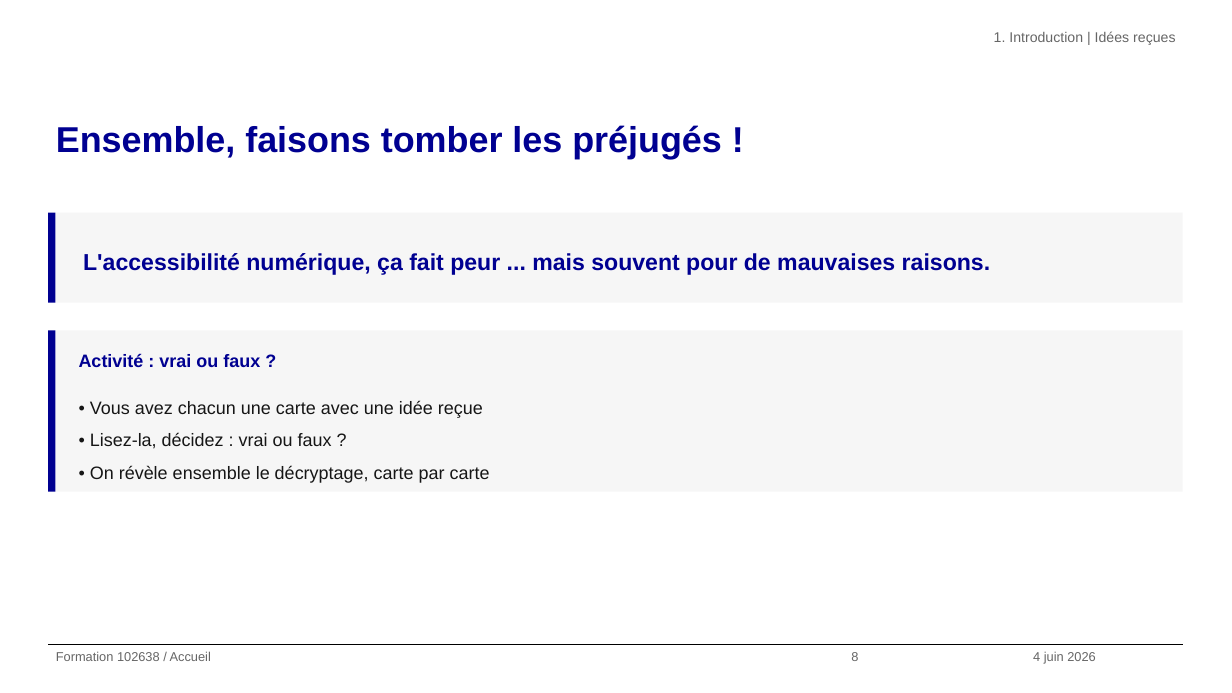
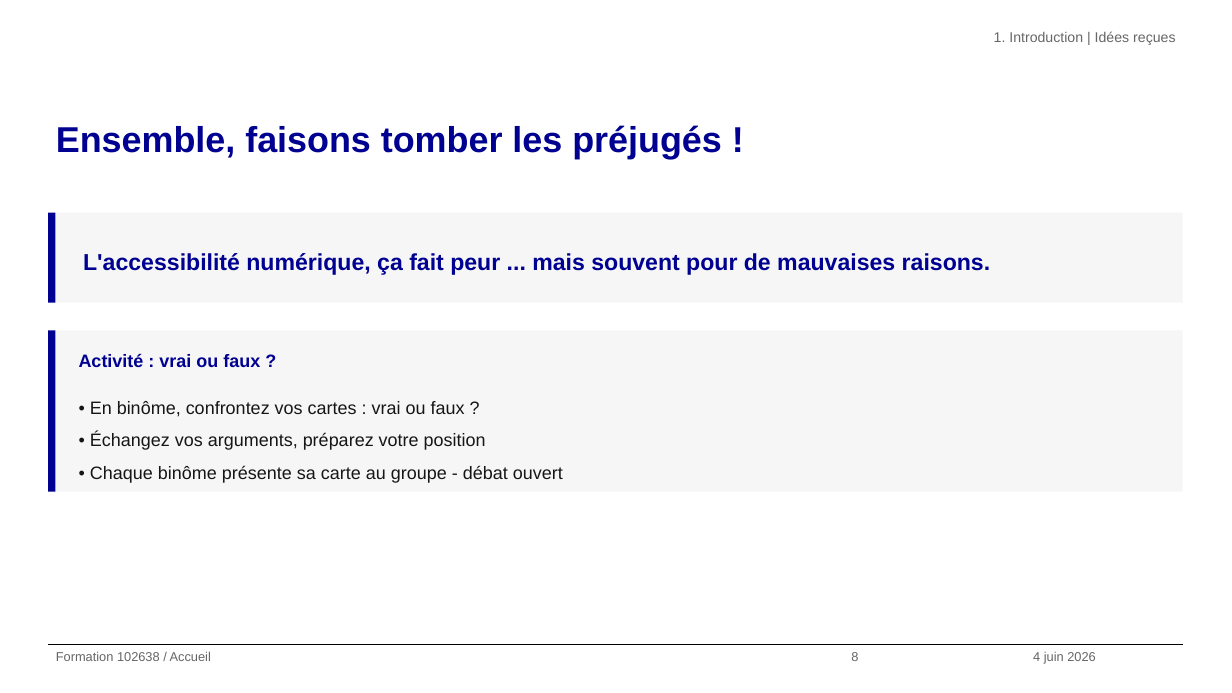
Before and after one commit to alexandra-guiderdoni/usine-fabrication-igpde-102846-ay11, a slide deck: slide 8 of formation-102638-juin-2026.pptx. Drawn at 1232x693 pixels with LibreOffice and Linux fonts; fonts in the diff are those of the drawing; background and template pictures are left out. Boxes give left, top, right and bottom in pixels: in the first picture for what was removed or moved away, otherwise in the second. Text is boxed around its words. In the diff, an @@ line names an element or a change of style, - is before the commit and + after.

```diff
--- a/formation-102638-juin-2026.pptx
+++ b/formation-102638-juin-2026.pptx
@@ text at bbox=[90, 401, 563, 483]: text changed @@
-• Vous avez chacun une carte avec une idée reçue
-• Lisez-la, décidez : vrai ou faux ?
-• On révèle ensemble le décryptage, carte par carte
+• En binôme, confrontez vos cartes : vrai ou faux ?
+• Échangez vos arguments, préparez votre position
+• Chaque binôme présente sa carte au groupe - débat ouvert
```
Also in this commit, not shown: 100 other slides changed, 7 slides added, 1 slide removed, 3 other files.
